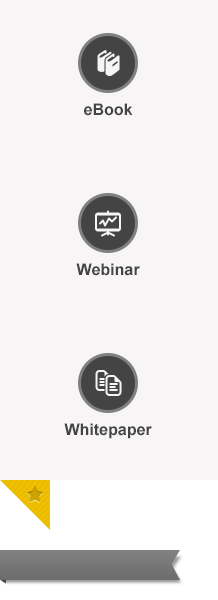
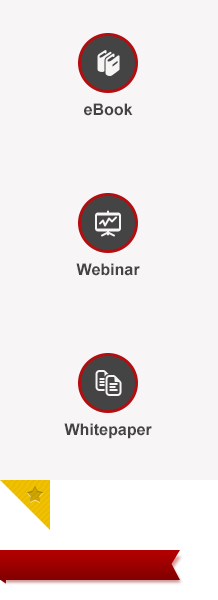
Layered file, before and after one edit (218x600). Changes by layer:
removed group "ribbon" (1st of 3, in "faixa") (3 layers) from group "faixa" over <box>0,550,183,585</box>
removed layer "ribbon" (2nd of 3, in "faixa" › "ribbon") from group "ribbon" over <box>0,550,180,580</box>
removed layer "ribbon copy" (was 40%) from group "ribbon" over <box>6,553,183,585</box>
removed layer "ribbon" (3rd of 3, in "faixa" › "ribbon") from group "ribbon" over <box>0,579,6,584</box>
showed "faixa" (2nd of 2, in "faixa"), painted on it over <box>0,550,183,585</box>
